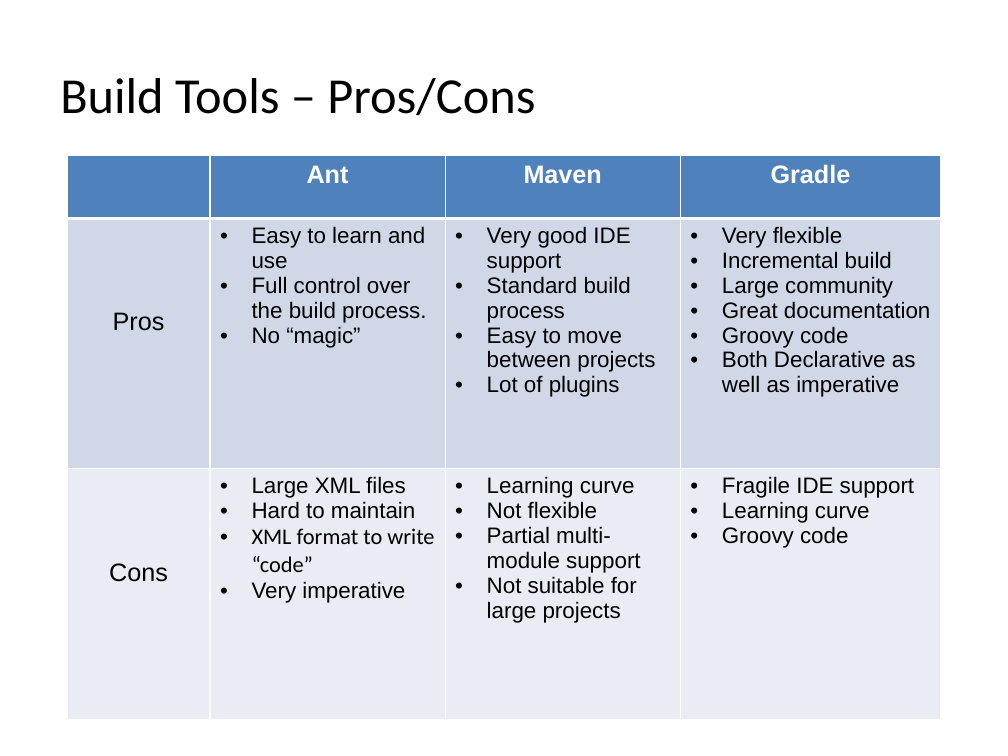
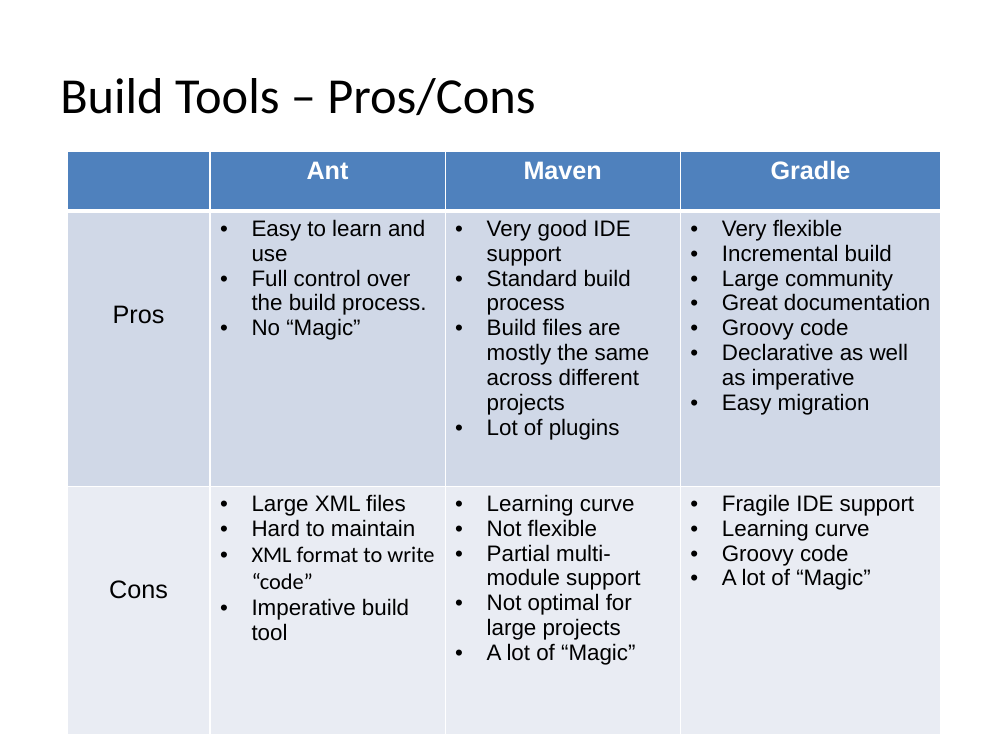
Before and after one commit to kob-aha/gradle-presentation, a slide deck: slide 31 of presentation/Introduction to Gradle.pptx (slide 23 before the commit). Drawn at 1008x756 pixels with LibreOffice and Linux fonts; fonts in the diff are those of the drawing. Boxes give left, top, right and bottom in pixels: in the first picture for what was removed or moved away, otherwise in the second. Text is boxed around its words. In the diff, an @@ line names an element or a change of style, - is before the commit and + after.

```diff
--- a/presentation/Introduction to Gradle.pptx
+++ b/presentation/Introduction to Gradle.pptx
@@ table at box(68, 151, 940, 742) @@
-row 2: Pros | Easy to learn and use / Full control over the build process. / No “magic” | Very good IDE support / Standard build process / Easy to move between projects / Lot of plugins | Very flexible / Incremental build / Large community / Great documentation / Groovy code / Both Declarative as well as imperative
+row 2: Pros | Easy to learn and use / Full control over the build process. / No “Magic” | Very good IDE support / Standard build process / Build files are mostly the same across different projects / Lot of plugins | Very flexible / Incremental build / Large community / Great documentation / Groovy code / Declarative as well as imperative / Easy migration
-row 3: Cons | Large XML files / Hard to maintain / XML format to write “code” / Very imperative | Learning curve / Not flexible / Partial multi-module support / Not suitable for large projects | Fragile IDE support / Learning curve / Groovy code
+row 3: Cons | Large XML files / Hard to maintain / XML format to write “code” / Imperative build tool | Learning curve / Not flexible / Partial multi-module support / Not optimal for large projects / A lot of “Magic” | Fragile IDE support / Learning curve / Groovy code / A lot of “Magic”
@@ table: place and size @@
-table at box(68, 155, 940, 721)
+table at box(68, 151, 940, 742)
```
Also in this commit, not shown: 16 other slides changed, 8 slides added, 14 other files.
